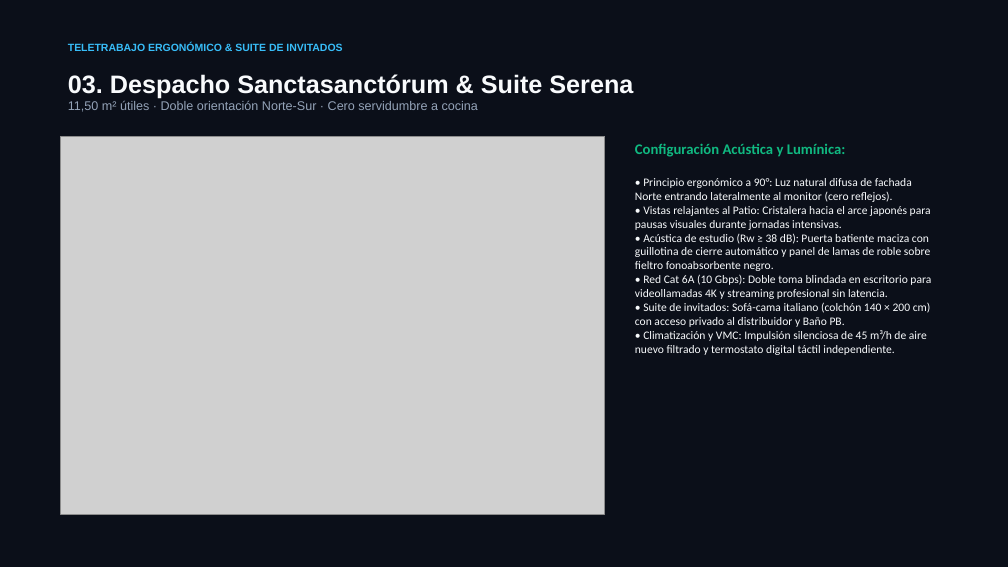
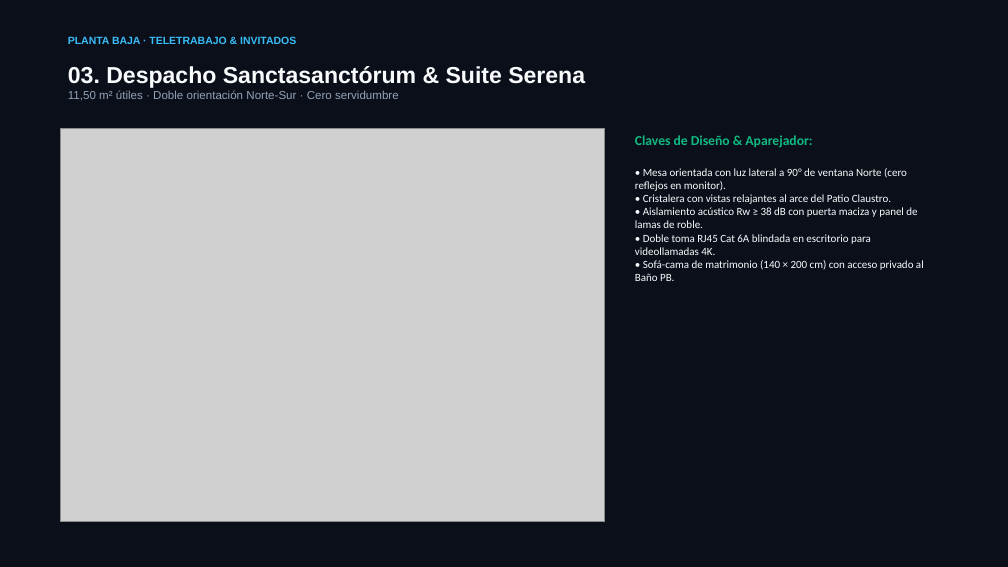
Before and after one commit to landslore/oleiros, a slide deck: slide 8 of propuestas/Presentacion_Hogar_Oleiros_Propuesta_D.pptx (slide 5 before the commit). Drawn at 1008x567 pixels with LibreOffice and Linux fonts; fonts in the diff are those of the drawing; grey boxes stand for pictures. Boxes give left, top, right and bottom in pixels: in the first picture for what was removed or moved away, otherwise in the second. Text is boxed around its words. In the diff, an @@ line names an element or a change of style, - is before the commit and + after.

Commit message:
feat(propuesta-d): corrigue render salon eliminando segundo patio falso y finaliza deck PPTX y dossier HTML interactivo

```diff
--- a/propuestas/Presentacion_Hogar_Oleiros_Propuesta_D.pptx
+++ b/propuestas/Presentacion_Hogar_Oleiros_Propuesta_D.pptx
@@ text "03. Despacho Sanctasanctórum & Suite ...": place and size @@
-text "03. Despacho Sanctasanctórum & Suite ..." at (68, 74, 633, 112)
+text "03. Despacho Sanctasanctórum & Suite ..." at (68, 66, 585, 101)
@@ text at (68, 36, 296, 44): text changed @@
-TELETRABAJO ERGONÓMICO & SUITE DE INVITADOS
+PLANTA BAJA · TELETRABAJO & INVITADOS
@@ text at (68, 66, 585, 88): size 24 to 22 pt in "03. Despacho Sanctasanctórum & Suite Serena" @@
@@ text at (68, 90, 399, 101): text changed; size 12 to 11 pt @@
-11,50 m² útiles · Doble orientación Norte-Sur · Cero servidumbre a cocina
+11,50 m² útiles · Doble orientación Norte-Sur · Cero servidumbre
@@ picture: place and size @@
-picture at (60, 136, 605, 514)
+picture at (60, 129, 605, 522)
@@ text at (635, 135, 924, 281): text changed; size 11 to 10.5 pt @@
-Configuración Acústica y Lumínica:
-• Principio ergonómico a 90°: Luz natural difusa de fachada Norte entrando lateralmente al monitor (cero reflejos).
-• Vistas relajantes al Patio: Cristalera hacia el arce japonés para pausas visuales durante jornadas intensivas.
-• Acústica de estudio (Rw ≥ 38 dB): Puerta batiente maciza con guillotina de cierre automático y panel de lamas de roble sobre fieltro fonoabsorbente negro.
-• Red Cat 6A (10 Gbps): Doble toma blindada en escritorio para videollamadas 4K y streaming profesional sin latencia.
-• Suite de invitados: Sofá-cama italiano (colchón 140 × 200 cm) con acceso privado al distribuidor y Baño PB.
-• Climatización y VMC: Impulsión silenciosa de 45 m³/h de aire nuevo filtrado y termostato digital táctil independiente.
+Claves de Diseño & Aparejador:
+• Mesa orientada con luz lateral a 90° de ventana Norte (cero reflejos en monitor).
+• Cristalera con vistas relajantes al arce del Patio Claustro.
+• Aislamiento acústico Rw ≥ 38 dB con puerta maciza y panel de lamas de roble.
+• Doble toma RJ45 Cat 6A blindada en escritorio para videollamadas 4K.
+• Sofá-cama de matrimonio (140 × 200 cm) con acceso privado al Baño PB.
```
Also in this commit, not shown: 5 other slides changed, 8 slides added, 2 slides removed, 10 other files.
